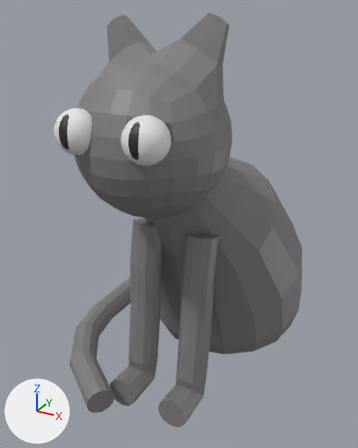
What one commit did to the glTF model src/assets/models/secondcat.glb.
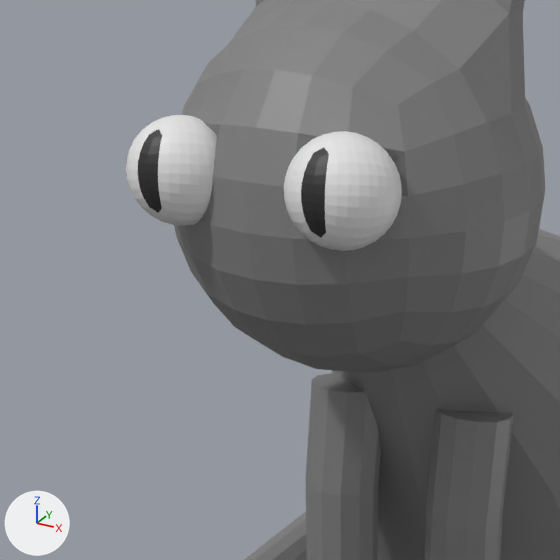
Each version appears first whole from a 50 mm camera at (3.27, -7.81, 5.85) aimed at (-0.46, -1.04, 2.47), and next in a close-up on the part from 0% to 67% of the width and 13% to 66% of the height. Every picture has the same lights, and +X, +Y and +Z are marked at lower left. Vertices at the same position are counted once.

Names of what the first close-up shows: 'Body', 'EyeMeshLeft', 'EyeMeshRight', 'Head', 'Leg.L', 'Leg.R', 'Tail'.
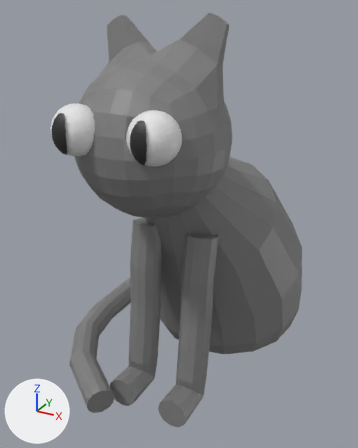
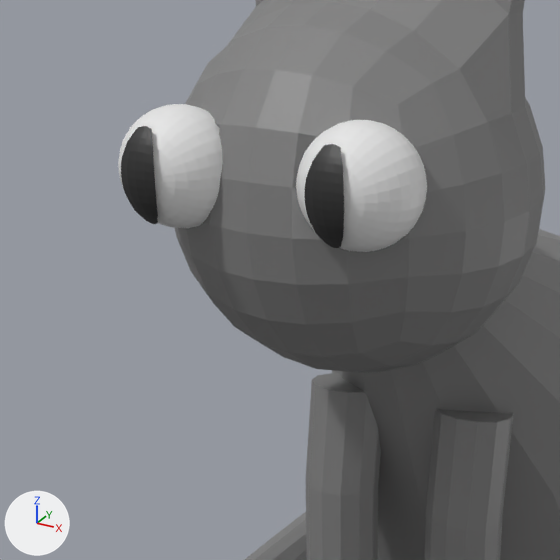
Commit message: cat eye enlarge when hovering over mug placeholder

The change, as a list of edits to the scene's bpy script:
```text
Change me_roundcube_002:
    used by ob_eyemeshright; location = (-0.463, -3.438, 4.537)
    remove me_roundcube_002.from_pydata(...)  # 386 vertices, 768 faces; spans x -0.265..0.265, y -0.265..0.265, z -0.265..0.265
    add me_roundcube_002.from_pydata(...)  # 482 vertices, 960 faces; spans x -0.297..0.297, y -0.297..0.297, z -0.297..0.297
    me_roundcube_002 part 1: 386 vertices removed from x -0.265..0.265, y -0.265..0.265, z -0.265..0.265; 482 vertices added at x -0.297..0.297, y -0.297..0.297, z -0.297..0.297, forming a UV sphere (32 segments, 16 rings, poles along y)
    remove me_roundcube_002.materials.append(mat_material_001)  # black #2a2a2a
Add me_plane_002:
    me_plane_002.from_pydata(...)  # 95 vertices, 144 faces; spans x -0.103..0.102, y -0.03..0.069, z -0.236..0.227
    me_plane_002.materials.append(mat_material_001)  # black #2a2a2a
Add me_sphere_001:
    me_sphere_001.from_pydata(...)  # a UV sphere (32 segments, 16 rings, poles along y) spanning x -0.297..0.297, y -0.297..0.297, z -0.297..0.297
    me_sphere_001.materials.append(mat_material)  # white #e7e7e7
Change ob_eyemeshright:
    ob_eyemeshright.location: (-0.463, -3.438, 4.537) -> (-0.449, -3.457, 4.562)
Remove ob_eyemeshleft:
    ob_eyemeshleft = bpy.data.objects.new('EyeMeshLeft', me_roundcube_001)
    ob_eyemeshleft.location = (0.469, -3.448, 4.549)
Add ob_pupilr:
    ob_pupilr = bpy.data.objects.new('PupilR', me_plane_002)
    ob_pupilr.location = (-0.45, -3.753, 4.569)
Add ob_pupill:
    ob_pupill = bpy.data.objects.new('PupilL', me_plane_002.copy())
    ob_pupill.location = (0.519, -3.666, 4.569)
Add ob_eyeballl:
    ob_eyeballl = bpy.data.objects.new('EyeBallL', me_sphere_001)
    ob_eyeballl.location = (0.521, -3.37, 4.562)
```

Changed parts and their boxes (x1, y1, x2, y2) in the close-ups (560 x 560 px):
'EyeMeshLeft', deleted
    before: (284, 131, 402, 251)
    faces in mat_material (white #e7e7e7): (284, 131, 402, 251)
    faces in mat_material_001 (black #2a2a2a): (301, 147, 329, 238)
'EyeBallL', added
    after: (296, 120, 427, 252)
'EyeMeshRight', reshaped, moved (15% wider, 12% taller)
    before: (126, 115, 217, 226)
    after: (118, 104, 223, 228)
'PupilL', added (black)
    after: (304, 144, 344, 248)
'PupilR', added (black)
    after: (121, 126, 158, 224)
